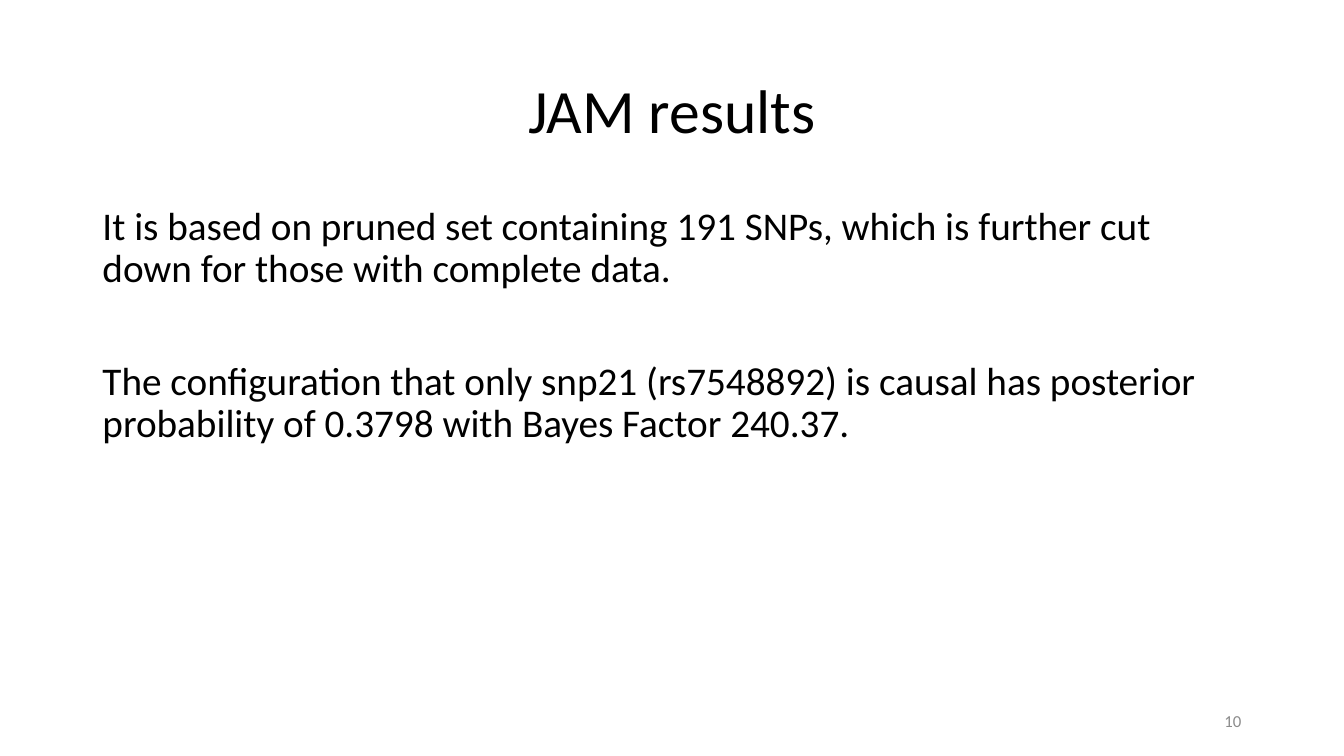
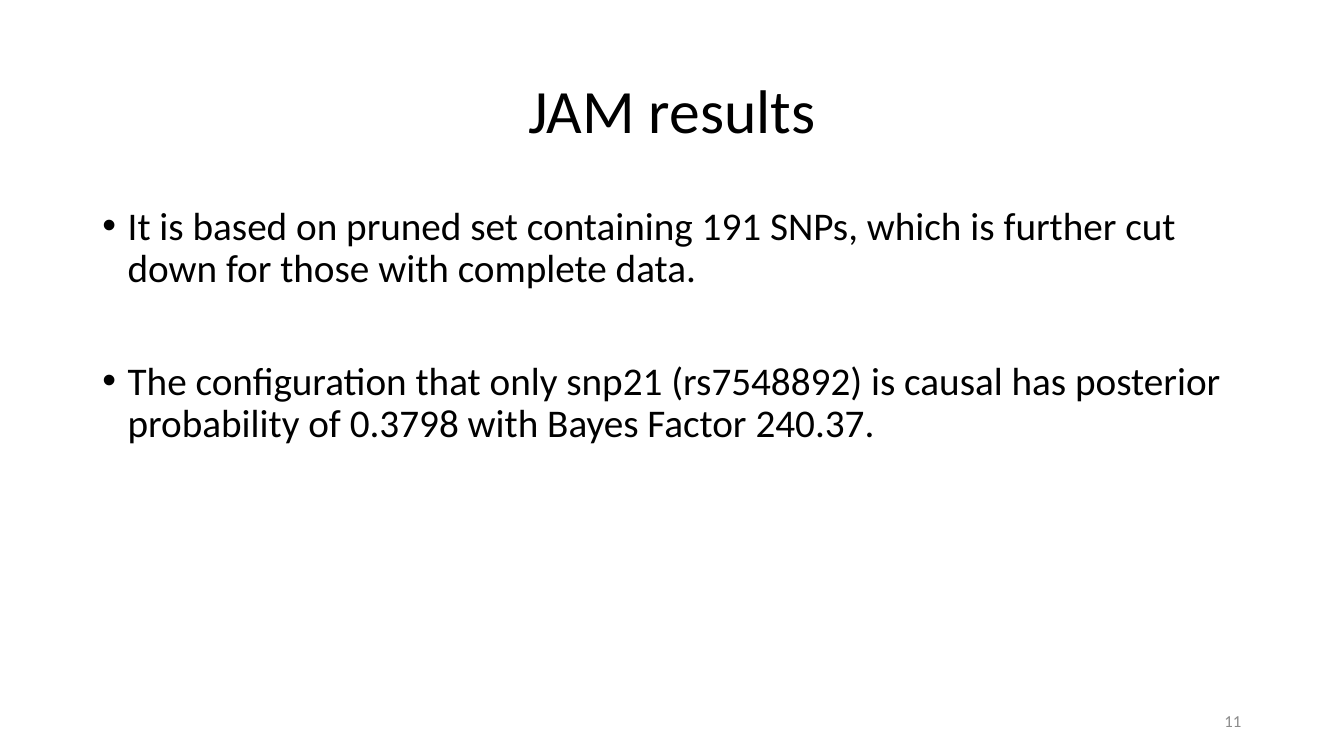
Before and after one commit to jinghuazhao/FM-pipeline, a slide deck: slide 11 of README.pptx (slide 10 before the commit). Drawn at 1344x756 pixels with LibreOffice and Linux fonts; fonts in the diff are those of the drawing. Boxes give left, top, right and bottom in pixels: in the first picture for what was removed or moved away, otherwise in the second. Text is boxed around its words. In the diff, an @@ line names an element or a change of style, - is before the commit and + after.

```diff
--- a/README.pptx
+++ b/README.pptx
@@ text "It is based on pruned ..." at box(128, 212, 1220, 444): bullet none to • @@
@@ page number at box(1224, 716, 1241, 727): text changed @@
-10
+11
```
Also in this commit, not shown: 8 other slides changed.
